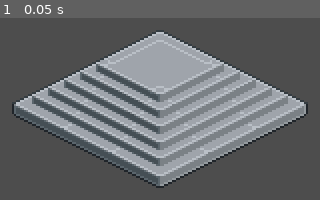
Above: before the commit, frame 1.
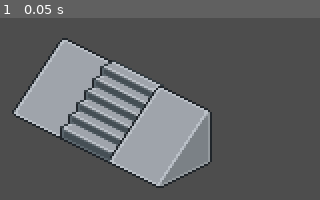
Above: after the commit, the same moment.

Repository: sarahgaskov/IsoTest
Game: Godot game, scene res://scenes/level.tscn
Two runs of this game, one before a commit and one after it. Both use one fixed random seed, a clock stepped at 60 frames per second and the inputs below.
Inputs:
- Up to frame 1 (0.05 s): no input

The runs differ from the first frame. In frame 1, 32% of the frame differs, in the area x 3-97%, y 6-93%.

Commit message:
borde on no matta what

Diff:
--- a/assets/2d/occlusion/block_dev_o.json
+++ /dev/null
@@ -1,225 +0,0 @@
-{
-	"hash": "85060bcaed4bf51ee3a81d1f1195ca9a",
-	"tiles": [
-		{
-			"edges": {
-				"0": [
-					31.0,
-					0.0,
-					0.0,
-					18.0
-				],
-				"1": [
-					32.0,
-					0.0,
-					63.0,
-					18.0
-				],
-				"2": [
-					56.0,
-					19.0,
-					63.0,
-					44.0
-				],
-				"3": [
-					63.0,
-					45.0,
-					32.0,
-					63.0
-				],
-				"4": [
-					0.0,
-					45.0,
-					31.0,
-					63.0
-				],
-				"5": [
-					0.0,
-					19.0,
-					7.0,
-					44.0
-				]
-			},
-			"region": [
-				64,
-				64
-			]
-		},
-		{
-			"edges": {
-				"0": [
-					31.0,
-					0.0,
-					0.0,
-					23.0
-				],
-				"1": [
-					32.0,
-					0.0,
-					63.0,
-					23.0
-				],
-				"2": [
-					56.0,
-					24.0,
-					63.0,
-					44.0
-				],
-				"3": [
-					63.0,
-					45.0,
-					32.0,
-					63.0
-				],
-				"4": [
-					0.0,
-					45.0,
-					31.0,
-					63.0
-				],
-				"5": [
-					0.0,
-					24.0,
-					7.0,
-					44.0
-				]
-			},
-			"region": [
-				64,
-				64
-			]
-		},
-		{
-			"edges": {
-				"0": [
-					31.0,
-					0.0,
-					0.0,
-					28.0
-				],
-				"1": [
-					32.0,
-					0.0,
-					63.0,
-					28.0
-				],
-				"2": [
-					56.0,
-					29.0,
-					63.0,
-					44.0
-				],
-				"3": [
-					63.0,
-					45.0,
-					32.0,
-					63.0
-				],
-				"4": [
-					0.0,
-					45.0,
-					31.0,
-					63.0
-				],
-				"5": [
-					0.0,
-					29.0,
-					7.0,
-					44.0
-				]
-			},
-			"region": [
-				64,
-				64
-			]
-		},
-		{
-			"edges": {
-				"0": [
-					31.0,
-					0.0,
-					0.0,
-					33.0
-				],
-				"1": [
-					32.0,
-					0.0,
-					63.0,
-					33.0
-				],
-				"2": [
-					56.0,
-					34.0,
-					63.0,
-					44.0
-				],
-				"3": [
-					63.0,
-					45.0,
-					32.0,
-					63.0
-				],
-				"4": [
-					0.0,
-					45.0,
-					31.0,
-					63.0
-				],
-				"5": [
-					0.0,
-					34.0,
-					7.0,
-					44.0
-				]
-			},
-			"region": [
-				64,
-				64
-			]
-		},
-		{
-			"edges": {
-				"0": [
-					31.0,
-					0.0,
-					0.0,
-					38.0
-				],
-				"1": [
-					32.0,
-					0.0,
-					63.0,
-					38.0
-				],
-				"2": [
-					56.0,
-					39.0,
-					63.0,
-					44.0
-				],
-				"3": [
-					63.0,
-					45.0,
-					32.0,
-					63.0
-				],
-				"4": [
-					0.0,
-					45.0,
-					31.0,
-					63.0
-				],
-				"5": [
-					0.0,
-					39.0,
-					7.0,
-					44.0
-				]
-			},
-			"region": [
-				64,
-				64
-			]
-		}
-	]
-}
--- a/scenes/level.tscn
+++ b/scenes/level.tscn
@@ -10,7 +10,7 @@
 mesh_library = ExtResource("1_w7c3h")
 cell_size = Vector3(24, 19.595919, 24)
 data = {
-"cells": PackedInt32Array(65535, 65534, 7, 65535, 65535, 0, 0, 65535, 8, 0, 0, 9, 65535, 0, 5, 65534, 0, 10, 65534, 65535, 6, 65534, 65534, 11, 0, 65534, 12)
+"cells": PackedInt32Array(65535, 0, 5, 0, 0, 13, 65534, 0, 13)
 }
 script = ExtResource("3_iso")
 show_floor = false
--- a/scripts/o_contact.gd
+++ b/scripts/o_contact.gd
@@ -120,41 +120,49 @@
 		var screen = Vector2(world.dot(f.x), -world.dot(f.y)) / Iso.PIXEL_SCALE
 		var shift = world.dot(-f.z)
 		for d in 6:
-			# Pass the 'off' parameter down to _span
-			var s = _span(a, b, d, screen, shift, off, ramp_bridge)
-			if s != null:
-				runs[d].append(s)
-
+			runs[d].append_array(_span(a, b, d, screen, shift, off, ramp_bridge))
 	_cache[key] = runs
 	return runs
 
-# Contact span along edge d of a, against b sitting `screen` pixels away and
+# Contact span(s) along edge d of a, against b sitting `screen` pixels away and
 # `shift` world units deeper. Each probe is a silhouette point of the edge with
 # the [t_lo,t_hi] range of mask pixels that walk to it: the outward side must be
 # covered by b (a surface merely ending at the line leaves the outline exposed),
 # and it contacts when a's surface depth matches b's front OR back surface,
 # within what the probe distance can explain by surface slope. A contacting
 # probe erases its whole t range.
-static func _span(a: Dictionary, b: Dictionary, d: int, screen: Vector2, shift: float, off: Vector3i, ramp_bridge: bool = false) -> Variant:
+#
+# Contact and keep (exposed/depth-mismatch) probes can interleave along one
+# edge — e.g. a staircase against a smoothly-sloped neighbor, where each
+# tread's depth briefly, coincidentally crosses the slope's depth once per
+# step. Bounding ALL contact probes by a single min/max would fuse those
+# pinpoint coincidences into one giant erased span, swallowing the real
+# DEPTH_TOL-failing evidence sitting between them. So probes are sorted by t
+# and walked in order: a run of contact extends across a probe-density gap
+# (<= GAP) only when nothing was observed in that gap, and breaks the moment
+# real keep evidence is seen — never merging across an observed non-contact.
+static func _span(a: Dictionary, b: Dictionary, d: int, screen: Vector2, shift: float, off: Vector3i, ramp_bridge: bool = false) -> Array:
 	if (a.present & (1 << d)) == 0:
-		return null
+		return []
 
 	var out: Vector2 = a.out[d]
 	var probes: PackedFloat32Array = a.probes[d]
 	var to_b: Vector2 = b.origin - a.origin - screen
 
-	var lo = INF
-	var hi = -INF
+	var entries := []
 	var keep_lo = INF
 	var keep_hi = -INF
 
 	for i in range(0, probes.size(), 5):
 		var from = Vector2(probes[i + 2], probes[i + 3]) + to_b + out
 		var sb = MeshDepth.first_covered(b.depth, b.region_size, from, out, SLOP_PX - 1)
+		var t_lo = probes[i]
+		var t_hi = probes[i + 1]
 
 		if sb == null:
-			keep_lo = minf(keep_lo, probes[i])
-			keep_hi = maxf(keep_hi, probes[i + 1])
+			keep_lo = minf(keep_lo, t_lo)
+			keep_hi = maxf(keep_hi, t_hi)
+			entries.append(Vector3(t_lo, t_hi, 0.0))
 			continue
 
 		var nb = MeshDepth.at(b.depth, b.region_size, sb)
@@ -164,25 +172,48 @@
 		# the neighbor is understood to continue the same ramp regardless of
 		# per-step depth jaggedness (touching is enough).
 		if not ramp_bridge and absf(wa - (nb.x + shift)) > DEPTH_TOL and absf(wa - (nb.y + shift)) > DEPTH_TOL:
-			keep_lo = minf(keep_lo, probes[i])
-			keep_hi = maxf(keep_hi, probes[i + 1])
-			continue
-
-		lo = minf(lo, probes[i])
-		hi = maxf(hi, probes[i + 1])
-
-	if lo > hi:
-		return null
-
-	var span_lo = 0.0 if keep_lo >= lo - CORNER_EPS else lo
-	var span_hi = 1.0 if keep_hi <= hi + CORNER_EPS else hi
-
-	# Force the outline to drop an extra pixel specifically for the W edge (5)
-	# meeting a SW neighbor (x == 0, z == 1) during a partial occlusion.
-	if d == 5 and off.x == 0 and off.z == 1 and span_lo > 0.0:
-		span_lo = minf(span_lo + 0.04, span_hi)
-
-	return Vector2(span_lo, span_hi)
+			keep_lo = minf(keep_lo, t_lo)
+			keep_hi = maxf(keep_hi, t_hi)
+			entries.append(Vector3(t_lo, t_hi, 0.0))
+			continue
+
+		entries.append(Vector3(t_lo, t_hi, 1.0))
+
+	if entries.is_empty():
+		return []
+	entries.sort_custom(func(x, y): return x.x < y.x)
+
+	var runs := []
+	var cur: Vector2 = Vector2(INF, -INF)
+	for e in entries:
+		if e.z == 0.0:
+			if cur.x <= cur.y: runs.append(cur)
+			cur = Vector2(INF, -INF)
+			continue
+		if cur.x > cur.y:
+			cur = Vector2(e.x, e.y)
+		elif e.x <= cur.y + GAP:
+			cur.y = maxf(cur.y, e.y)
+		else:
+			runs.append(cur)
+			cur = Vector2(e.x, e.y)
+	if cur.x <= cur.y: runs.append(cur)
+
+	var out_runs := []
+	for idx in runs.size():
+		var r: Vector2 = runs[idx]
+		if r.y - r.x < MIN_SPAN:
+			continue
+		var span_lo = 0.0 if idx == 0 and keep_lo >= r.x - CORNER_EPS else r.x
+		var span_hi = 1.0 if idx == runs.size() - 1 and keep_hi <= r.y + CORNER_EPS else r.y
+
+		# Force the outline to drop an extra pixel specifically for the W edge (5)
+		# meeting a SW neighbor (x == 0, z == 1) during a partial occlusion.
+		if d == 5 and off.x == 0 and off.z == 1 and span_lo > 0.0:
+			span_lo = minf(span_lo + 0.04, span_hi)
+
+		out_runs.append(Vector2(span_lo, span_hi))
+	return out_runs
 
 static func _zero_spans() -> Array:
 	var out := []
--- /dev/null
+++ b/tools/stair_slope_diag.gd
@@ -0,0 +1,73 @@
+extends SceneTree
+
+# Diagnose why the outline between a stairs tile and a neighboring slope tile
+# in the real scenes/level.tscn only shows for the bottom couple of steps
+# instead of the whole boundary.
+
+const NAMES = ["NW", "NE", "E ", "SE", "SW", "W "]
+
+func _initialize() -> void:
+	process_frame.connect(_run, CONNECT_ONE_SHOT)
+
+func _run() -> void:
+	var data = JSON.parse_string(FileAccess.get_file_as_string("res://tiles.json"))
+	var names := []
+	for i in data.tiles.size(): names.append(data.tiles[i].name)
+
+	var scene: PackedScene = load("res://scenes/level.tscn")
+	var inst: Node = scene.instantiate()
+	root.add_child(inst)
+	var grid: GridMap = inst.get_node("GridMap")
+	grid._refresh_sprites()
+	var types: Dictionary = grid._types
+
+	for c in grid.get_used_cells():
+		var id = grid.get_cell_item(c)
+		print("cell %s -> id=%d name=%s orient=%d" % [c, id, names[id], grid.get_cell_item_orientation(c)])
+
+	print("")
+	for c in grid.get_used_cells():
+		var id = grid.get_cell_item(c)
+		var res = OcclusionContact.resolve(grid, c, types)
+		var parts := []
+		for d in 6:
+			if (res.neighbors & (1 << d)) != 0:
+				parts.append("%s=[%.2f,%.2f]" % [NAMES[d], res.spans[d].x, res.spans[d].y])
+			else:
+				parts.append("%s=NONE" % NAMES[d])
+		print("cell %s (%s): %s" % [c, names[id], " ".join(parts)])
+		_dump(grid, types, c, names)
+
+	quit()
+
+func _dump(grid: GridMap, types: Dictionary, cell: Vector3i, names: Array) -> void:
+	var a: Dictionary = types[grid.get_cell_item(cell)]
+	var f = Iso.facing()
+	for off in OcclusionContact._neighbor_offsets():
+		var nid = grid.get_cell_item(cell + off)
+		if nid == GridMap.INVALID_CELL_ITEM: continue
+		var b: Dictionary = types[nid]
+		var world = grid.global_transform.basis * (Vector3(off) * grid.cell_size)
+		var screen = Vector2(world.dot(f.x), -world.dot(f.y)) / Iso.PIXEL_SCALE
+		var shift = world.dot(-f.z)
+		for d in 6:
+			var out: Vector2 = a.out[d]
+			if screen.length_squared() > 1e-6 and screen.normalized().dot(out) <= 0.05: continue
+			var to_b: Vector2 = b.origin - a.origin - screen
+			var probes: PackedFloat32Array = a.probes[d]
+			if probes.is_empty(): continue
+			var lines := []
+			for i in range(0, probes.size(), 5):
+				var from = Vector2(probes[i + 2], probes[i + 3]) + to_b + out
+				var sb = MeshDepth.first_covered(b.depth, b.region_size, from, out, OcclusionContact.SLOP_PX - 1)
+				var t_lo = probes[i]; var t_hi = probes[i + 1]; var wa = probes[i + 4]
+				if sb == null:
+					lines.append("t=[%.2f,%.2f] EXPOSED" % [t_lo, t_hi])
+				else:
+					var nb = MeshDepth.at(b.depth, b.region_size, sb)
+					var tol = OcclusionContact.DEPTH_TOL
+					var stat = "CONTACT" if (absf(wa - (nb.x + shift)) <= tol or absf(wa - (nb.y + shift)) <= tol) else "DEPTHFAIL"
+					lines.append("t=[%.2f,%.2f] wa=%.2f nbF=%.2f nbB=%.2f shift=%.2f %s" % [t_lo, t_hi, wa, nb.x, nb.y, shift, stat])
+			if not lines.is_empty():
+				print("  edge %s off %s (nb=%s):" % [NAMES[d], off, names[nid]])
+				for l in lines: print("    ", l)
Not shown: 1 places in assets/mesh_lib/tiles.tres that only renumber resources
Not shown: 1 places in scenes/level.tscn that only renumber resources
Not shown, added: tools/stair_slope_diag.gd.uid
